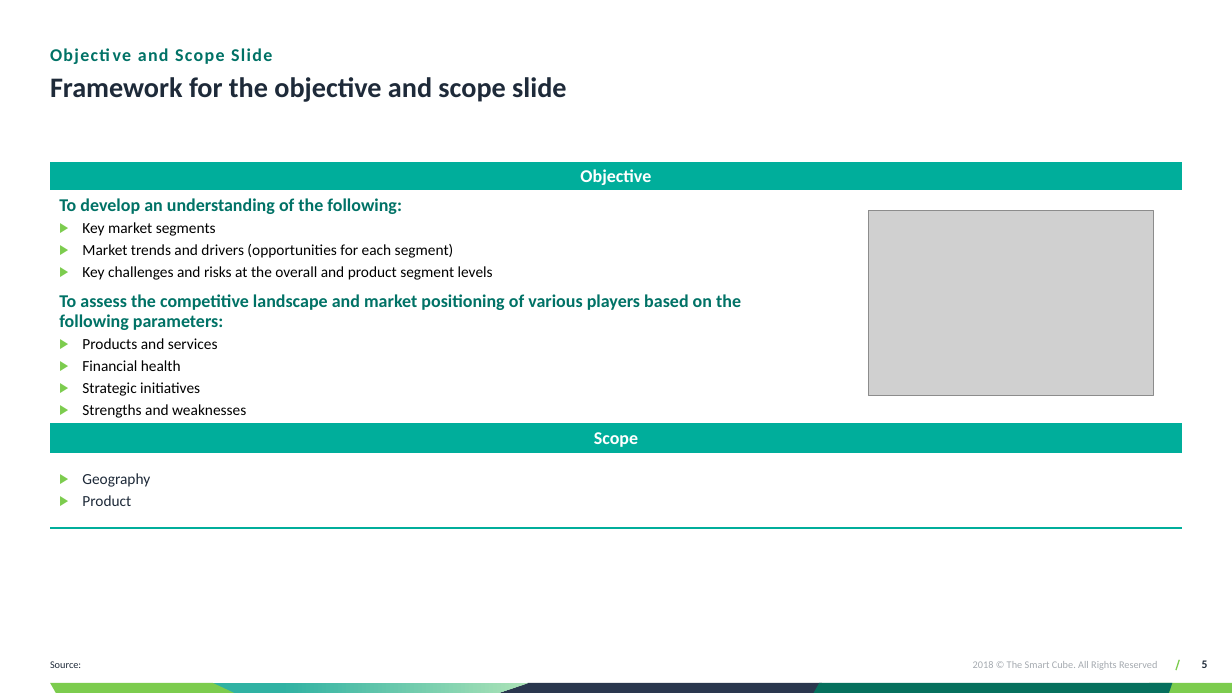
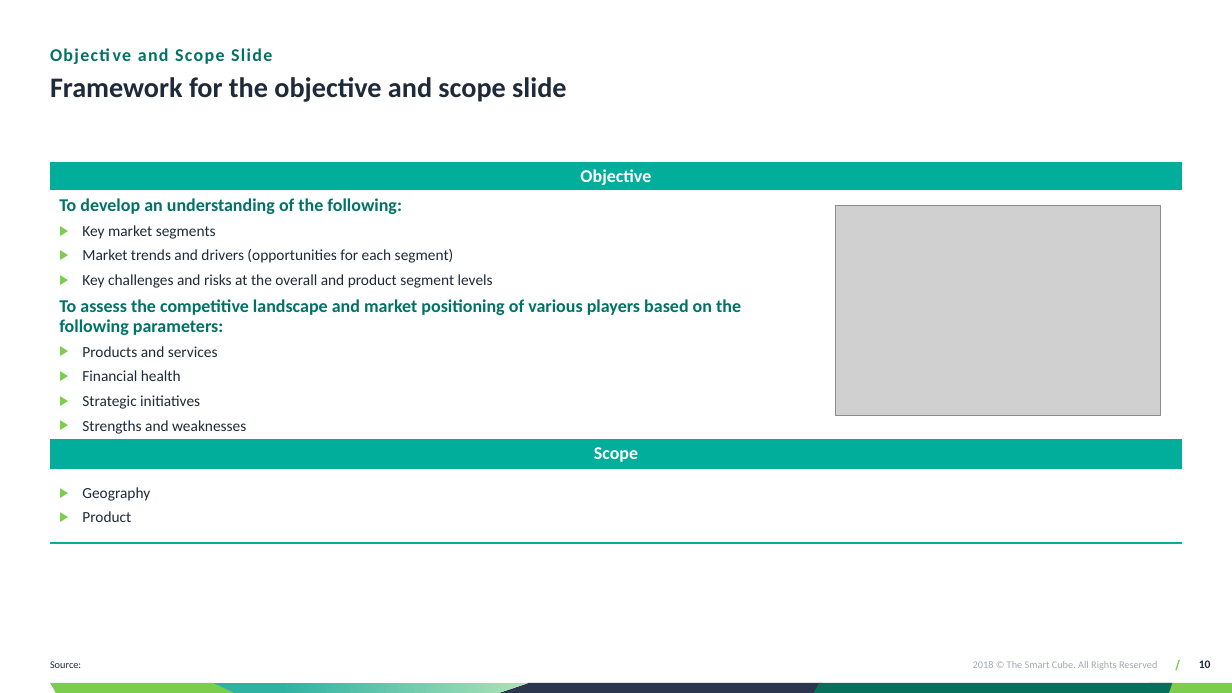
Before and after one commit to tdev131287/techandmate, a slide deck: slide 10 of TSCPPT_Addin/AppData/Template/Template_Automation.pptx (slide 5 before the commit). Drawn at 1232x693 pixels with LibreOffice and Linux fonts; fonts in the diff are those of the drawing; grey boxes stand for pictures; background and template pictures are left out. Boxes give left, top, right and bottom in pixels: in the first picture for what was removed or moved away, otherwise in the second. Text is boxed around its words. In the diff, an @@ line names an element or a change of style, - is before the commit and + after.

```diff
--- a/TSCPPT_Addin/AppData/Template/Template_Automation.pptx
+++ b/TSCPPT_Addin/AppData/Template/Template_Automation.pptx
@@ table at box(50, 162, 1182, 541) @@
@@ text colour #000000 to #1E2A39 in "Key market segments", "Market trends and drivers (opportunities for each ...", "Key challenges and risks at the overall ...", "Products and services" and 3 more places @@
@@ more space between paragraphs @@
@@ less space between paragraphs @@
@@ picture: place and size @@
-picture at box(869, 211, 1154, 396)
+picture at box(836, 206, 1161, 416)
@@ page number at box(1199, 660, 1211, 668): text changed @@
-5
+10
```
Also in this commit, not shown: 12 other slides changed, 6 slides added, 1 slide removed, 56 other files.
